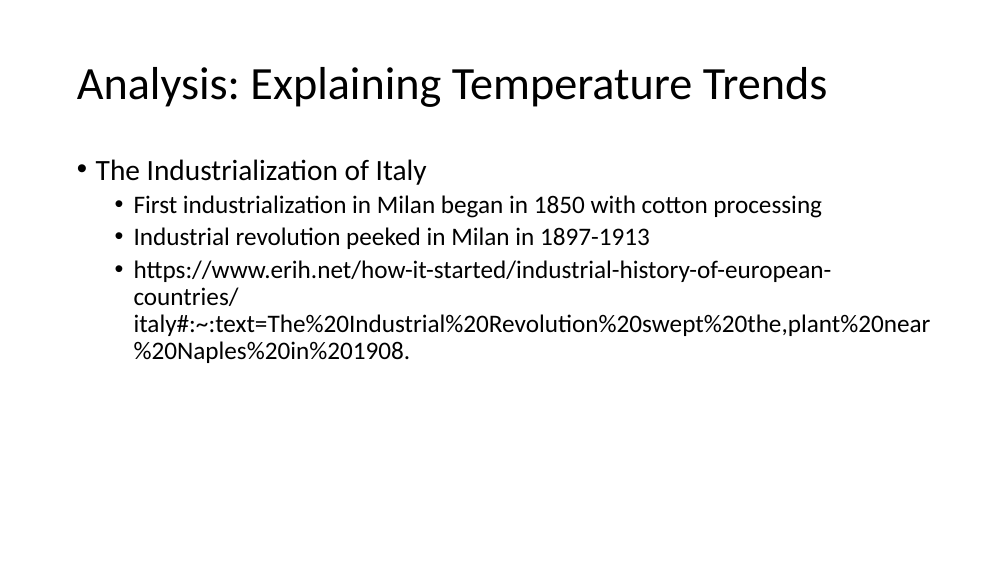
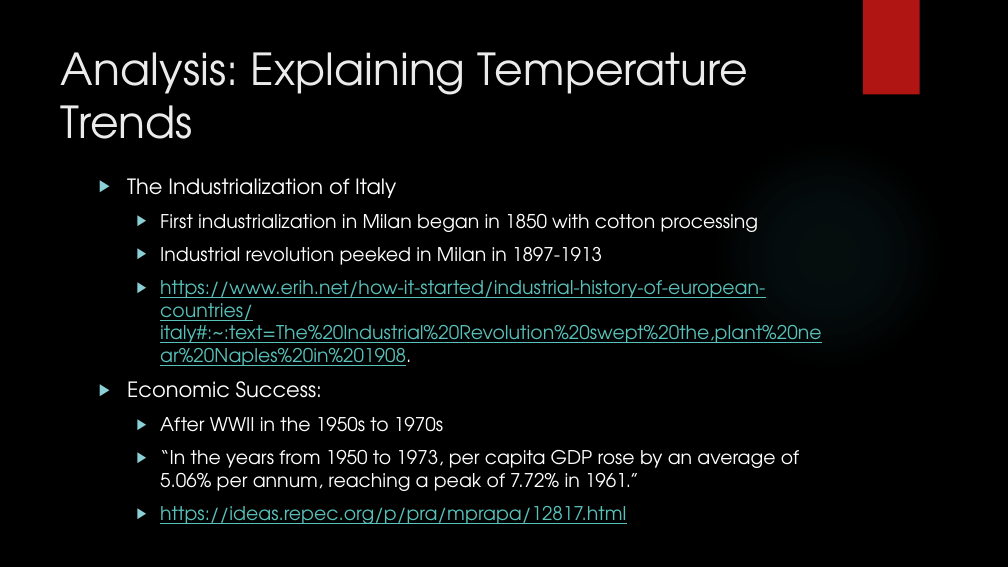
Before and after one commit to corbinmgraham/Climate-Analysis, a slide deck: slide 13 of DS202-FinalPresentation.pptx. Drawn at 1008x567 pixels with LibreOffice and Linux fonts; fonts in the diff are those of the drawing; background and template pictures are left out. Boxes give left, top, right and bottom in pixels: in the first picture for what was removed or moved away, otherwise in the second. Text is boxed around its words. In the diff, an @@ line names an element or a change of style, - is before the commit and + after.

```diff
--- a/DS202-FinalPresentation.pptx
+++ b/DS202-FinalPresentation.pptx
@@ background #FFFFFF to picture (left out) @@
@@ rectangle added at box(863, 0, 920, 95), fill #B01513 @@
@@ title "Analysis: Explaining Temperature Trends": place and size @@
-title "Analysis: Explaining Temperature Trends" at box(77, 67, 828, 107)
+title "Analysis: Explaining Temperature Trends" at box(61, 52, 748, 139)
@@ title "Analysis: Explaining Temperature Trends" at box(61, 52, 748, 139): size 44 to 42 pt, font Calibri to TeX Gyre Adventor, text colour #000000 to #EBEBEB; line spacing 0.9 to 1; vertical alignment middle to top @@
@@ ellipse added at box(712, 138, 944, 371), fill gradient #50B9C1 @@
@@ text "The Industrialization of Italy": place and size @@
-text "The Industrialization of Italy" at box(96, 159, 931, 363)
+text "The Industrialization of Italy" at box(127, 178, 821, 524)
@@ text at box(127, 178, 821, 366): size 28 to 20 pt in "The Industrialization of Italy"; font Calibri to TeX Gyre Adventor, text colour #000000 to #FFFFFF in "The Industrialization of Italy", "First industrialization in Milan began in 1850 ...", "Industrial revolution peeked in Milan in 1897-1913", "https://www.erih.net/how-it-started/industrial-history-of-eu ..."; size 24 to 18 pt in "First industrialization in Milan began in 1850 ...", "Industrial revolution peeked in Milan in 1897-1913", "https://www.erih.net/how-it-started/industrial-history-of-eu ..."; text colour #000000 to #58C1BA, underline on in "https://www.erih.net/how-it-started/industrial-history-of-eu ..."; bullet • to ▶; line spacing 0.9 to 1; more space between paragraphs @@
@@ text at box(127, 381, 799, 524): paragraphs added @@
+▶ Economic Success:
+  ▶ After WWII in the 1950s to 1970s
+  ▶ “In the years from 1950 to 1973, per capita GDP rose by an average of 5.06% per annum, reaching a peak of 7.72% in 1961.”
+  ▶ https://ideas.repec.org/p/pra/mprapa/12817.html
```
Also in this commit, not shown: 13 other slides changed, 1 slide added, 1 slide removed, 1 other file.
